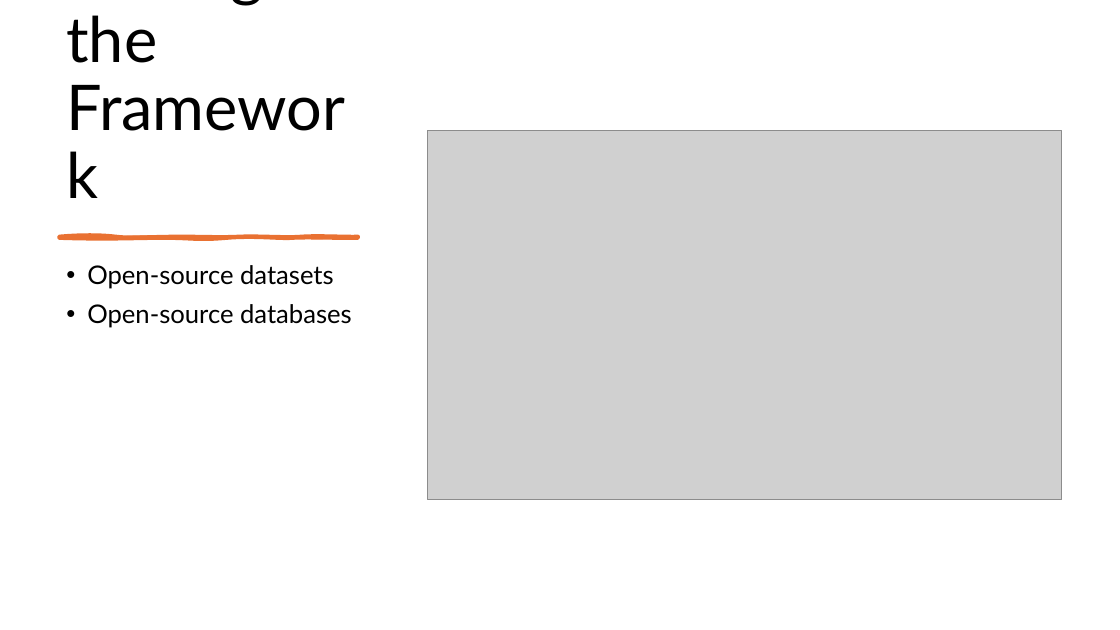
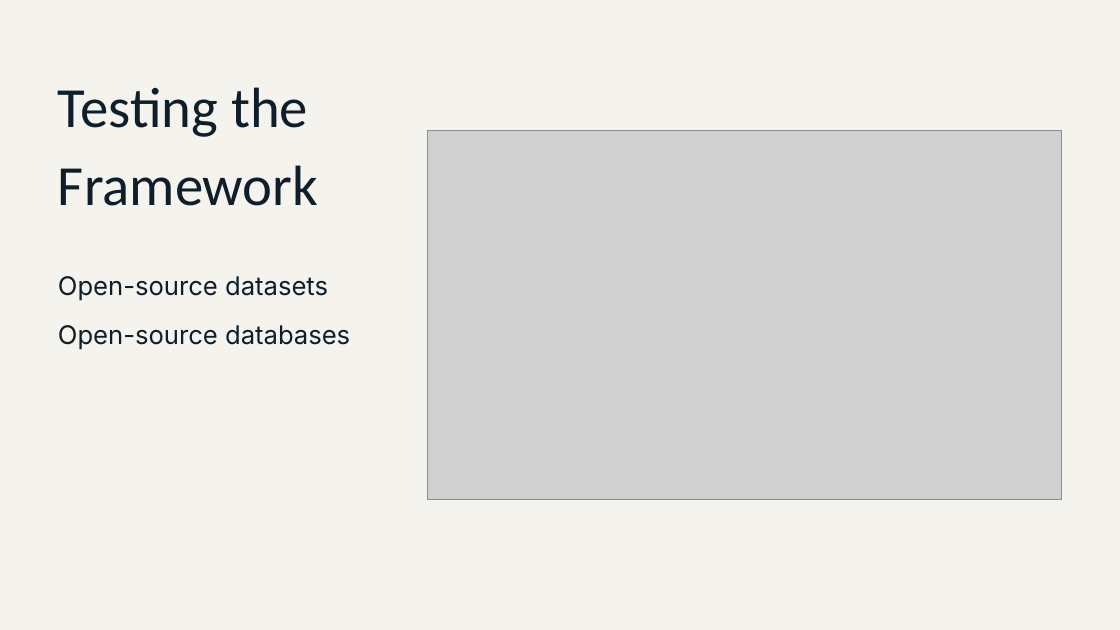
Before and after one commit to maelstromdat/MediTechBigData, a slide deck: slide 64 of 8. the EU PENTION PRoject.pptx (slide 19 before the commit). Drawn at 1120x630 pixels with LibreOffice and Linux fonts; fonts in the diff are those of the drawing; grey boxes stand for pictures. Boxes give left, top, right and bottom in pixels: in the first picture for what was removed or moved away, otherwise in the second. Text is boxed around its words. In the diff, an @@ line names an element or a change of style, - is before the commit and + after.

```diff
--- a/8. the EU PENTION PRoject.pptx
+++ b/8. the EU PENTION PRoject.pptx
@@ background #FFFFFF to #F4F3EE @@
@@ title "Testing the Framework" at [58, 87, 318, 206]: size 54 to 48.6 pt, font Lato to Calibri, text colour #000000 to #0F1E2B; line spacing 0.9 to 1.15 @@
@@ freeform shape removed at [59, 236, 358, 238] @@
@@ text "Open-source datasets" at [58, 276, 350, 349]: font Lato to Inter, text colour #000000 to #0F1E2B; bullet • to none; line spacing 0.9 to 1.4; less space between paragraphs @@
```
Also in this commit, not shown: 12 other slides changed, 55 slides added, 8 slides removed.
